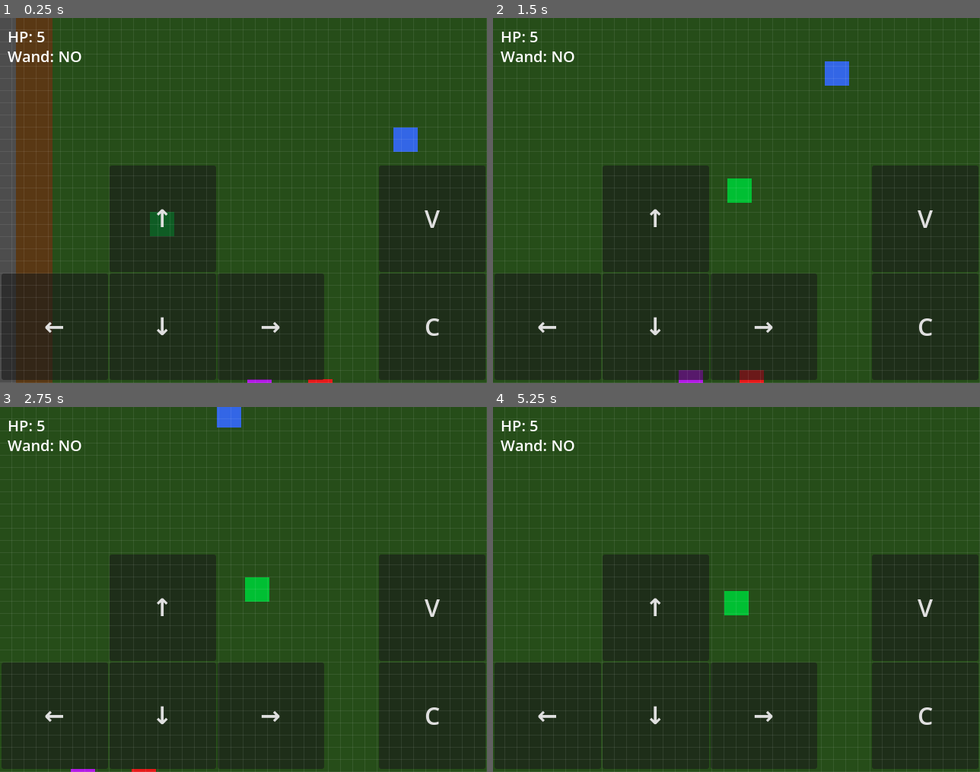
Above: before the commit, frames 1-4 (two rows, left to right).
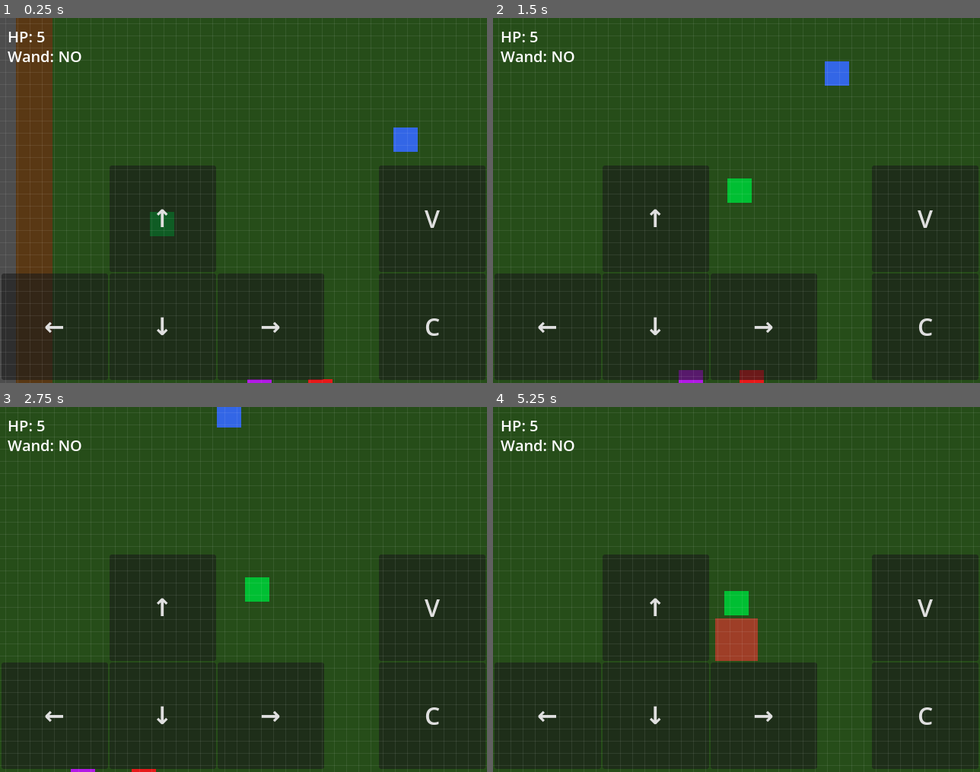
Above: after the commit, the same moments.

Repository: ollyfg/duddy-quest
Game: Godot game, scene res://scenes/main.tscn
The game is run twice, just before and just after one commit, with the same random seed, the same clock (stepped at 60 frames per second) and the same inputs.
Inputs (mouse positions are in pixels of both pictures, inside the frame that each line leads up to):
- Up to frame 1 (0.25 s): no input
- Up to frame 2 (1.5 s): move the mouse to (843, 182) at 0.52 s; hold D (move_right) 0.53-1.25 s; tap C (melee_attack) at 0.6 s; click (843, 182) at 0.67 s; drag from (639, 218) to (867, 69) at 1.27 s
- Up to frame 3 (2.75 s): move the mouse to (292, 509) at 2.02 s; hold D (move_right) from 2.03 s (still down); tap C (melee_attack) at 2.1 s
- Up to frame 4 (5.25 s): release D (move_right) at 2.75 s; drag from (712, 662) to (790, 589) at 2.77 s; tap Enter at 3.5 s; move the mouse to (882, 644) at 3.52 s; hold A (move_left) 3.53-4.25 s; tap C (melee_attack) at 3.6, 5.1 s; tap Space at 4.25 s; drag from (590, 534) to (682, 589) at 4.27 s; move the mouse to (760, 589) at 5.02 s; hold S (move_down) from 5.03 s (still down); click (760, 589) at 5.17 s

The runs differ from the first frame. In frame 1, 0.8% of the frame differs, in the area x 1-100%, y 1-100%; in frame 2, 0.8%; in frame 3, 0.8%; in frame 4, 1.8%.

Commit message:
Tweaks: grid half-offset, melee area flash, player/NPC damage flash
Co-authored-by: ollyfg <8495389+ollyfg@users.noreply.github.com>

Diff:
--- a/scenes/player.tscn
+++ b/scenes/player.tscn
@@ -34,6 +34,14 @@
 [node name="CollisionShape2D" type="CollisionShape2D" parent="MeleeArea"]
 shape = SubResource("RectSh_melee")
 
+[node name="MeleeSprite" type="ColorRect" parent="MeleeArea"]
+visible = false
+offset_left = -14.0
+offset_top = -14.0
+offset_right = 14.0
+offset_bottom = 14.0
+color = Color(1, 0.2, 0.2, 0.55)
+
 [node name="ProjectileSpawn" type="Marker2D" parent="."]
 
 [node name="Camera2D" type="Camera2D" parent="."]
--- a/scripts/grid_overlay.gd
+++ b/scripts/grid_overlay.gd
@@ -13,13 +13,14 @@
 
 func _draw() -> void:
 	var vp_size: Vector2 = get_viewport_rect().size
-	# Vertical lines
-	var x: float = 0.0
+	var half: float = GRID_SIZE / 2.0
+	# Vertical lines – offset by half a cell so sprites sit inside cells.
+	var x: float = -half
 	while x <= vp_size.x:
 		draw_line(Vector2(x, 0.0), Vector2(x, vp_size.y), GRID_COLOR)
 		x += GRID_SIZE
 	# Horizontal lines
-	var y: float = 0.0
+	var y: float = -half
 	while y <= vp_size.y:
 		draw_line(Vector2(0.0, y), Vector2(vp_size.x, y), GRID_COLOR)
 		y += GRID_SIZE
--- a/scripts/npc.gd
+++ b/scripts/npc.gd
@@ -40,6 +40,10 @@
 ## 8 px half-body).  Prevents knockback from pushing enemies through exit gaps.
 const ROOM_BOUNDS_MIN: Vector2 = Vector2(32.0, 32.0)
 const ROOM_BOUNDS_MAX: Vector2 = Vector2(608.0, 448.0)
+const FRIENDLY_COLOR: Color = Color(0.2, 0.4, 0.9)
+const HOSTILE_COLOR: Color = Color(0.8, 0.1, 0.1)
+## Flash color used when any NPC takes damage.
+const DAMAGE_FLASH_COLOR: Color = Color(1.0, 0.3, 0.3)
 
 var hp: int
 var is_paused: bool = false
@@ -175,6 +179,11 @@
 
 func take_damage(amount: int) -> void:
 	hp -= amount
+	var base_color: Color = HOSTILE_COLOR if is_hostile else FRIENDLY_COLOR
+	sprite.color = DAMAGE_FLASH_COLOR
+	var tween := create_tween()
+	tween.tween_interval(0.2)
+	tween.tween_property(sprite, "color", base_color, 0.0)
 	if hp <= 0:
 		queue_free()
 
--- a/scripts/player.gd
+++ b/scripts/player.gd
@@ -12,6 +12,8 @@
 const GRID_SIZE: int = 16
 const KNOCKBACK_THRESHOLD: float = 5.0
 const GRID_SNAP_THRESHOLD: float = 2.0
+const PLAYER_COLOR: Color = Color(0, 0.75, 0.2)
+const DAMAGE_FLASH_COLOR: Color = Color(1.0, 0.2, 0.2)
 
 @export var projectile_scene: PackedScene
 
@@ -41,6 +43,7 @@
 @onready var melee_area: Area2D = $MeleeArea
 @onready var projectile_spawn: Marker2D = $ProjectileSpawn
 @onready var sprite: ColorRect = $Sprite
+@onready var melee_sprite: ColorRect = $MeleeArea/MeleeSprite
 @onready var camera: Camera2D = $Camera2D
 
 
@@ -122,9 +125,11 @@
 	melee_area.position = facing * 24.0
 	melee_area.monitoring = true
 	melee_area.monitorable = true
+	melee_sprite.visible = true
 	await get_tree().create_timer(0.15).timeout
 	melee_area.monitoring = false
 	melee_area.monitorable = false
+	melee_sprite.visible = false
 
 
 func _perform_ranged() -> void:
@@ -143,6 +148,10 @@
 		return
 	_invincible_timer = 1.0
 	hp -= amount
+	sprite.color = DAMAGE_FLASH_COLOR
+	var tween := create_tween()
+	tween.tween_interval(0.2)
+	tween.tween_property(sprite, "color", PLAYER_COLOR, 0.0)
 	if hp <= 0:
 		died.emit()
 		queue_free()
